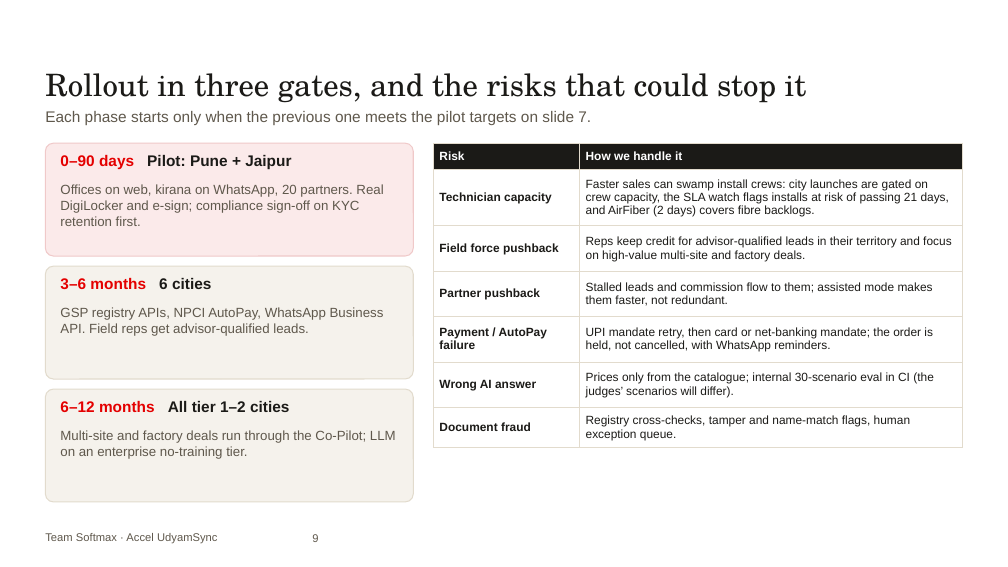
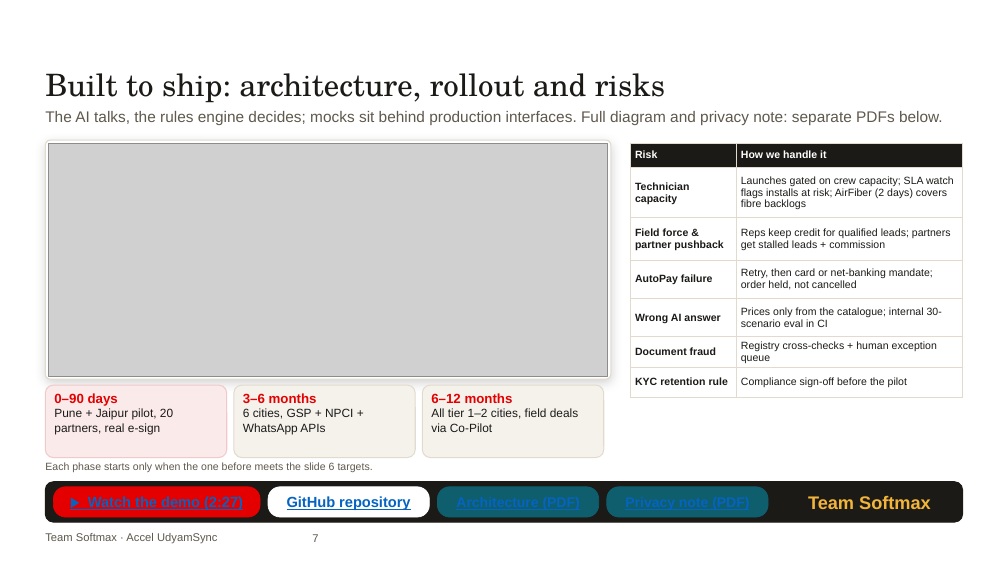
Before and after one commit to ac265640/UdyamSync, a slide deck: slide 7 of submission/UdyamSync_Submission.pptx (slide 9 before the commit). Drawn at 1008x567 pixels with LibreOffice and Linux fonts; fonts in the diff are those of the drawing; grey boxes stand for pictures; background and template pictures are left out. Boxes give left, top, right and bottom in pixels: in the first picture for what was removed or moved away, otherwise in the second. Text is boxed around its words. In the diff, an @@ line names an element or a change of style, - is before the commit and + after.

Commit message:
Business case condensed to 7 slides for the submission form

```diff
--- a/submission/UdyamSync_Submission.pptx
+++ b/submission/UdyamSync_Submission.pptx
@@ text at bbox=[45, 73, 665, 103]: text changed @@
-Rollout in three gates, and the risks that could stop it
+Built to ship: architecture, rollout and risks
@@ text added at bbox=[45, 111, 943, 125], 11 pt, text #5F584C @@
+The AI talks, the rules engine decides; mocks sit behind production interfaces. Full diagram and privacy note: separate PDFs below.
@@ rounded rectangle removed at bbox=[45, 143, 413, 256] @@
@@ rounded rectangle added at bbox=[45, 140, 611, 379], fill #FFFFFF, outline #E2DBCD 0.75 pt @@
@@ picture added at bbox=[48, 143, 608, 376] @@
@@ table at bbox=[630, 143, 963, 391] @@
-row 2, column 2: Faster sales can swamp install crews: city launches are gated on crew capacity, the SLA watch flags installs at risk of passing 21 days, and AirFiber (2 days) covers fibre backlogs.
+row 2, column 2: Launches gated on crew capacity; SLA watch flags installs at risk; AirFiber (2 days) covers fibre backlogs
-row 3, column 1: Field force pushback
+row 3, column 1: Field force & partner pushback
-row 3, column 2: Reps keep credit for advisor-qualified leads in their territory and focus on high-value multi-site and factory deals.
+row 3, column 2: Reps keep credit for qualified leads; partners get stalled leads + commission
-row 4, column 1: Partner pushback
+row 4, column 1: AutoPay failure
-row 4, column 2: Stalled leads and commission flow to them; assisted mode makes them faster, not redundant.
+row 4, column 2: Retry, then card or net-banking mandate; order held, not cancelled
-row 5, column 1: Payment / AutoPay failure
+row 5, column 1: Wrong AI answer
-row 5, column 2: UPI mandate retry, then card or net-banking mandate; the order is held, not cancelled, with WhatsApp reminders.
+row 5, column 2: Prices only from the catalogue; internal 30-scenario eval in CI
-row 6, column 1: Wrong AI answer
+row 6, column 1: Document fraud
-row 6, column 2: Prices only from the catalogue; internal 30-scenario eval in CI (the judges’ scenarios will differ).
+row 6, column 2: Registry cross-checks + human exception queue
-row 7, column 1: Document fraud
+row 7, column 1: KYC retention rule
-row 7, column 2: Registry cross-checks, tamper and name-match flags, human exception queue.
+row 7, column 2: Compliance sign-off before the pilot
@@ size 8.5 to 7.5 pt in "Risk", "How we handle it", "Technician capacity" @@
@@ table: place and size @@
-table at bbox=[433, 143, 963, 444]
+table at bbox=[630, 143, 963, 391]
@@ text removed at bbox=[60, 184, 383, 226] @@
-Offices on web, kirana on WhatsApp, 20 partners. Real DigiLocker and e-sign; compliance sign-off on KYC retention first.
@@ rounded rectangle removed at bbox=[45, 266, 413, 379] @@
@@ text removed at bbox=[60, 307, 384, 336] @@
-GSP registry APIs, NPCI AutoPay, WhatsApp Business API. Field reps get advisor-qualified leads.
@@ rounded rectangle added at bbox=[45, 385, 227, 458], fill #FBEAEA, outline #F0C9C9 0.75 pt @@
@@ rounded rectangle: place and size @@
-rounded rectangle at bbox=[45, 389, 413, 502]
+rounded rectangle at bbox=[234, 385, 415, 458]
@@ rounded rectangle at bbox=[234, 385, 415, 458]: proportions changed @@
@@ rounded rectangle added at bbox=[422, 385, 604, 458], fill #F5F2EC, outline #E2DBCD 0.75 pt @@
@@ text at bbox=[54, 393, 173, 434]: text changed; size 11 to 8.5 pt; bold off @@
-0–90 days Pilot: Pune + Jaipur
+0–90 days
+Pune + Jaipur pilot, 20 partners, real e-sign
@@ text at bbox=[243, 393, 353, 434]: text changed; size 11 to 8.5 pt; text colour #E40000 to #1B1A17; bold off @@
-3–6 months 6 cities
+3–6 months
+6 cities, GSP + NPCI + WhatsApp APIs
@@ text at bbox=[431, 393, 578, 432]: text changed; size 11 to 8.5 pt; bold off @@
-6–12 months All tier 1–2 cities
+6–12 months
+All tier 1–2 cities, field deals via Co-Pilot
@@ text removed at bbox=[60, 430, 396, 459] @@
-Multi-site and factory deals run through the Co-Pilot; LLM on an enterprise no-training tier.
@@ text at bbox=[45, 462, 373, 472]: text changed; size 11 to 7.5 pt @@
-Each phase starts only when the previous one meets the pilot targets on slide 7.
+Each phase starts only when the one before meets the slide 6 targets.
@@ rounded rectangle added at bbox=[45, 482, 963, 522], fill #1B1A17, outline #1B1A17 0.75 pt @@
@@ rounded rectangle added at bbox=[53, 487, 260, 517], fill #E40000, outline #E40000 0.5 pt, 10.5 pt, text #0563C1, bold, underline @@
+▶ Watch the demo (2:27)
@@ rounded rectangle added at bbox=[268, 487, 429, 517], fill #FFFFFF, outline #FFFFFF 0.5 pt, 10.5 pt, text #0563C1, bold, underline @@
+GitHub repository
@@ rounded rectangle added at bbox=[437, 487, 599, 517], fill #0F5E6E, outline #0F5E6E 0.5 pt, 10 pt, text #0563C1, bold, underline @@
+Architecture (PDF)
@@ rounded rectangle added at bbox=[607, 487, 768, 517], fill #0F5E6E, outline #0F5E6E 0.5 pt, 10 pt, text #0563C1, bold, underline @@
+Privacy note (PDF)
@@ text added at bbox=[808, 496, 931, 509], 13 pt, text #F2B53A, bold @@
+Team Softmax
@@ page number at bbox=[312, 534, 318, 542]: text changed @@
-9
+7
```
Also in this commit, not shown: 1 other slide changed, 3 slides removed, 4 other files.
